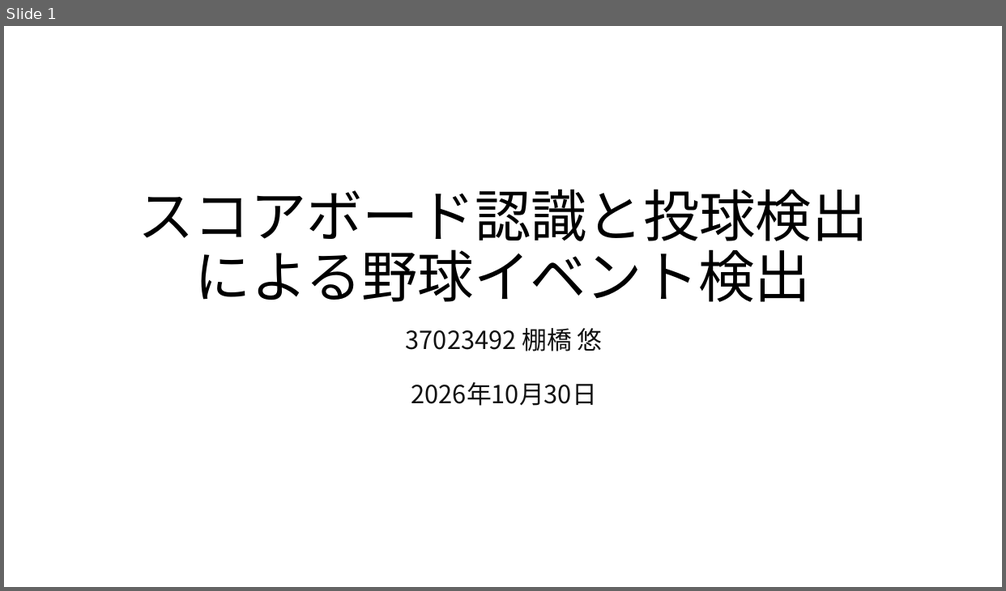
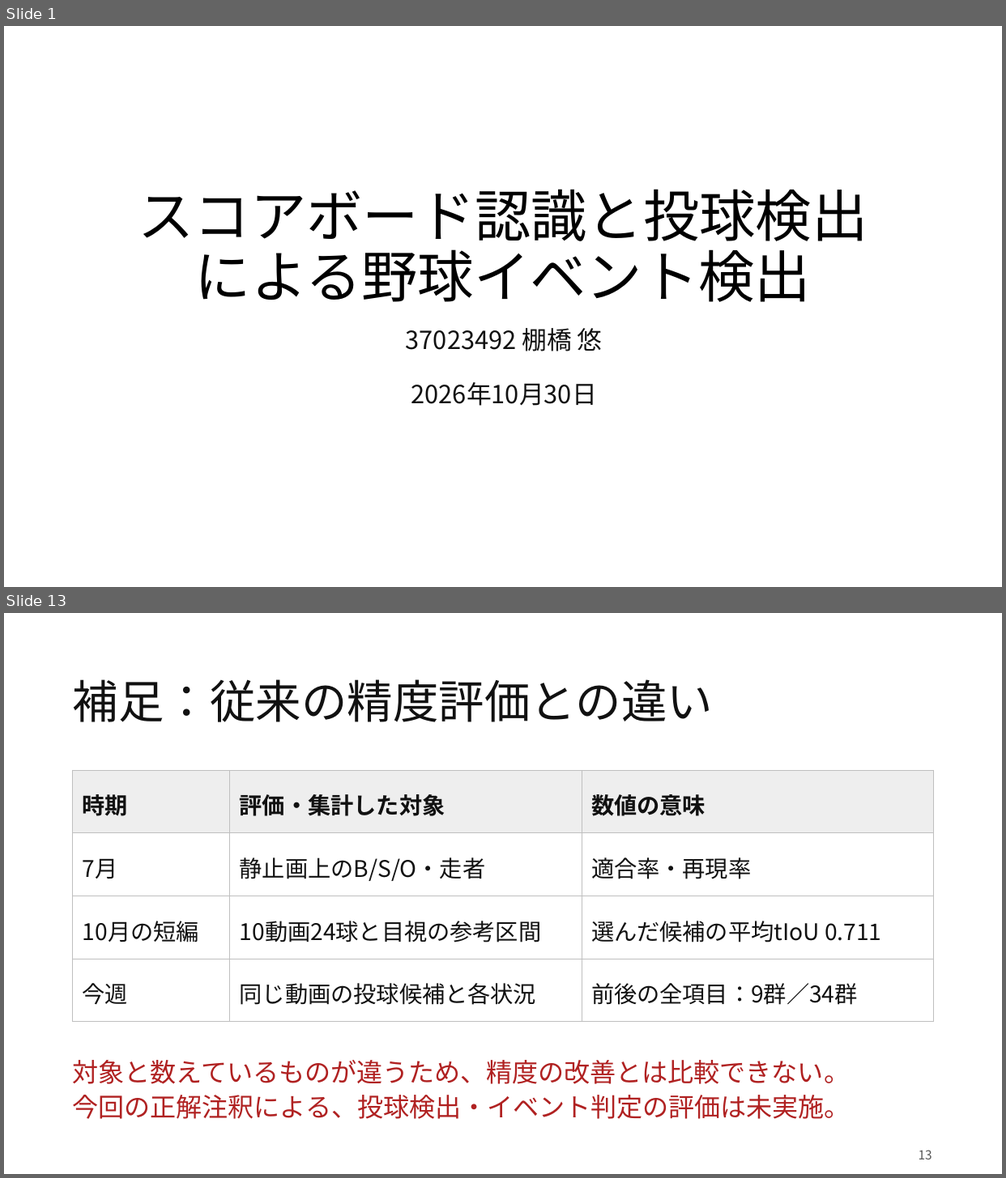
Before and after one commit to Yu-Tanahashi1226/----B-py, a slide deck: presentations/20261030/M棚橋261030.pptx. Shown one above the other, each under a label of ours: slide 1 before the commit, slides 1 and 13 after it; the slides between them are not shown. The pictures are 1006x591 and 1006x1178 pixels, drawn with LibreOffice and Linux fonts; fonts in the diff are those of the drawing. Boxes give left, top, right and bottom in pixels: in the first picture for what was removed or moved away, otherwise in the second. Text is boxed around its words. In the diff, an @@ line names an element or a change of style, - is before the commit and + after.

```diff
--- a/presentations/20261030/M棚橋261030.pptx
+++ b/presentations/20261030/M棚橋261030.pptx
@@ slide 13 added at [4,613,1002,1174], background #FFFFFF @@
@@ title added at [73,679,713,722], 44 pt, text #111111 @@
+補足：従来の精度評価との違い
@@ table added at [73,770,934,1022], 4 rows, 3 columns @@
+時期 | 評価・集計した対象 | 数値の意味
+7月 | 静止画上のB/S/O・走者 | 適合率・再現率
+10月の短編 | 10動画24球と目視の参考区間 | 選んだ候補の平均tIoU 0.711
+今週 | 同じ動画の投球候補と各状況 | 前後の全項目：9群／34群
@@ text added at [73,1060,850,1119], 25 pt, text #B02121 @@
+対象と数えているものが違うため、精度の改善とは比較できない。
+今回の正解注釈による、投球検出・イベント判定の評価は未実施。
@@ text added at [918,1150,932,1160], 12 pt, text #555555 @@
+13
```
Also in this commit, not shown: 3 slides changed, 8 other slides added, 8 slides removed, 9 other files.
